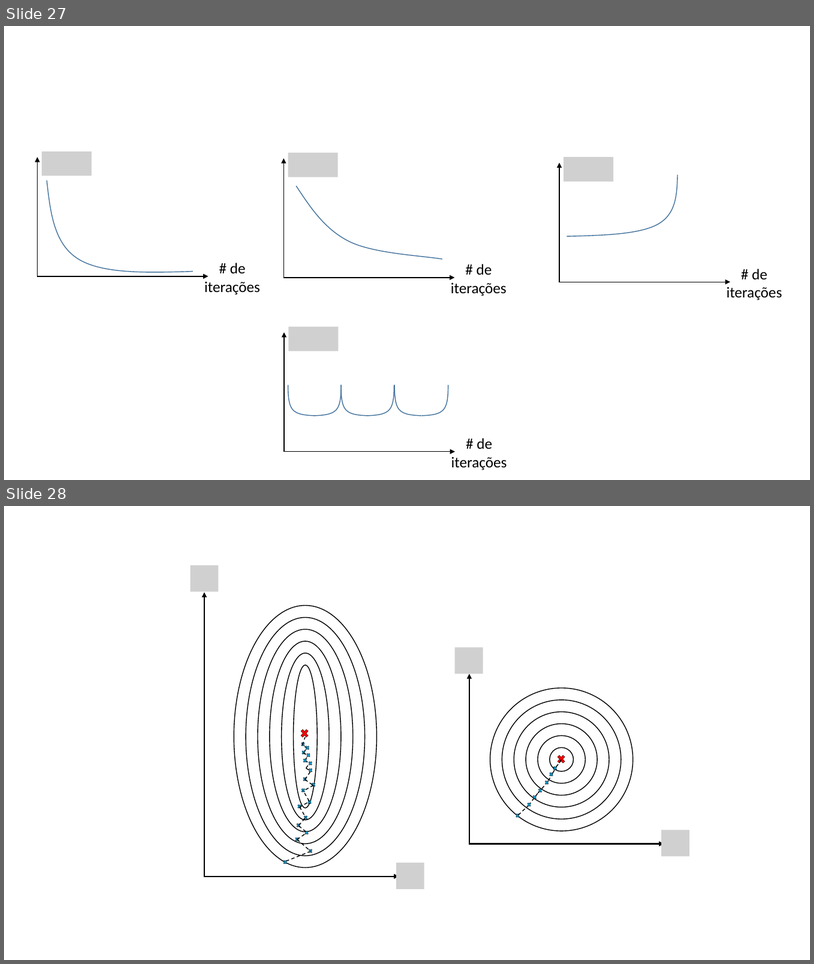
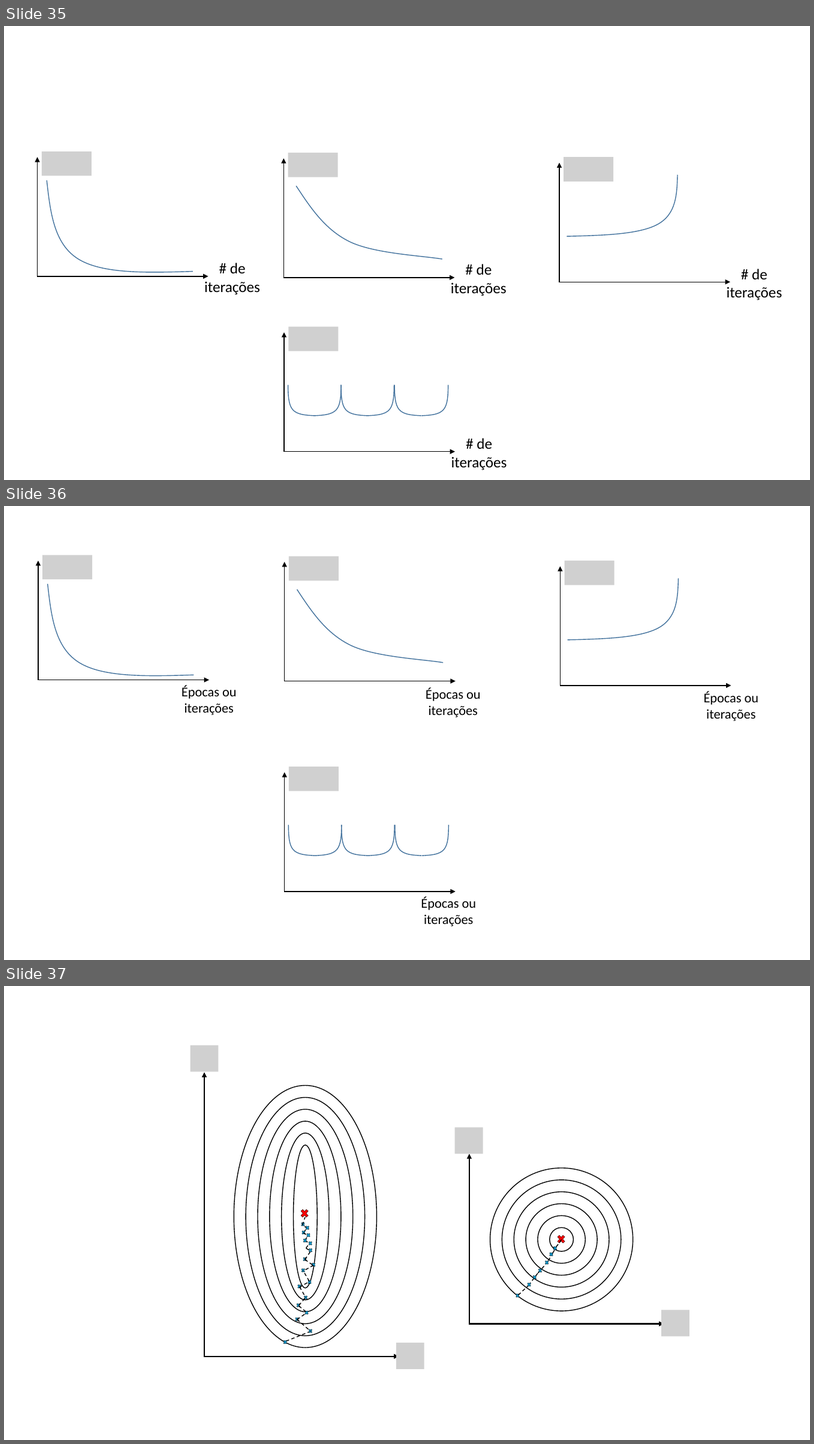
Before and after one commit to zz4fap/t319_aprendizado_de_maquina, a slide deck: slides/T319_Regressão_Linear (Parte III).pptx. Shown one above the other, each under a label of ours: slides 27 and 28 before the commit, slides 35, 36 and 37 after it. The pictures are 814x964 and 814x1444 pixels, drawn with LibreOffice and Linux fonts; fonts in the diff are those of the drawing; grey boxes stand for pictures. Boxes give left, top, right and bottom in pixels: in the first picture for what was removed or moved away, otherwise in the second. Text is boxed around its words. In the diff, an @@ line names an element or a change of style, - is before the commit and + after.

```diff
--- a/slides/T319_Regressão_Linear (Parte III).pptx
+++ b/slides/T319_Regressão_Linear (Parte III).pptx
@@ slide 36 added at <box>4,506,810,960</box>, background #FFFFFF @@
@@ group added at <box>38,555,237,715</box>: 2 arrows, 1 picture, 1 text, 1 freeform shape @@
+Épocas ou
+iterações
@@ group added at <box>284,556,481,717</box>: 2 arrows, 1 picture, 1 text, 1 freeform shape @@
+Épocas ou
+iterações
@@ group added at <box>560,561,759,721</box>: 2 arrows, 1 picture, 1 text, 1 freeform shape @@
+Épocas ou
+iterações
@@ group added at <box>284,767,477,926</box>: 6 freeform shapes, 2 arrows, 1 picture, 1 text @@
+Épocas ou
+iterações
@@ what was slide 27 is now slide 35 @@
@@ what was slide 28 is now slide 37 @@
```
Also in this commit, not shown: 1 slide changed, 11 other slides added, 3 slides removed, 6 other files.
